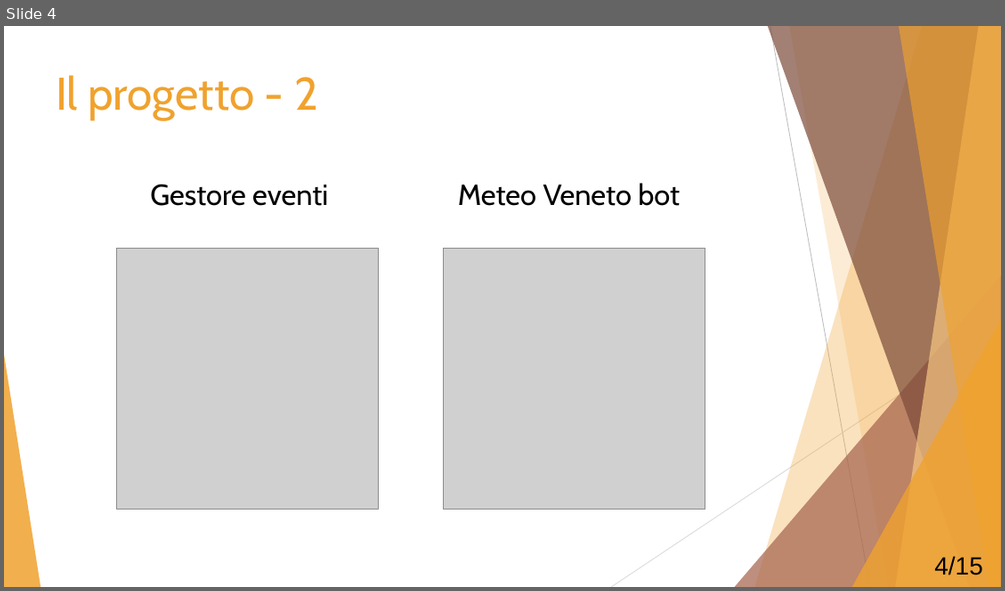
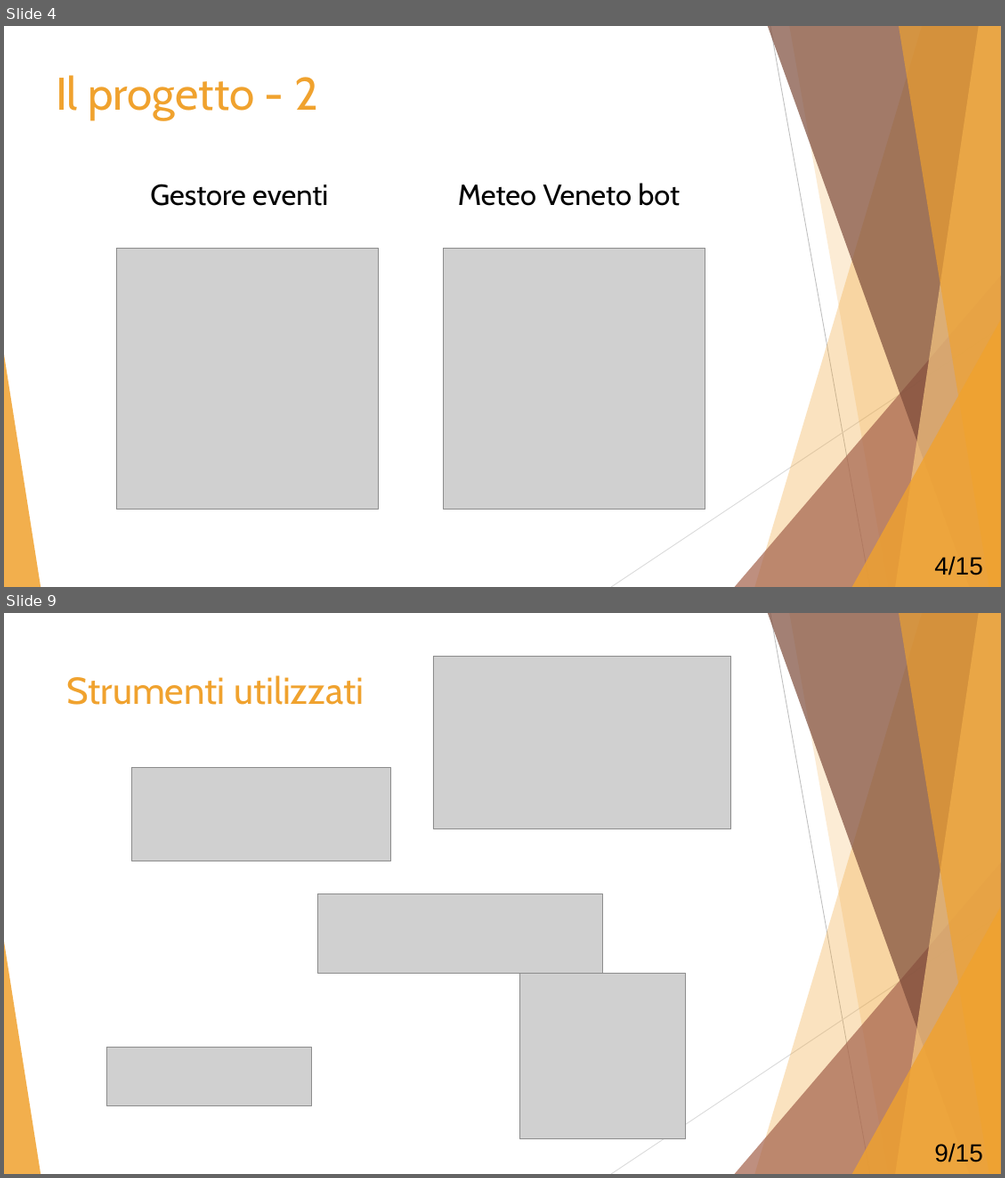
Before and after one commit to Mou95/Tesi, a slide deck: Presentazione_tesi.pptx. Shown one above the other, each under a label of ours: slide 4 before the commit, slides 4 and 9 after it; the slides between them are not shown. The pictures are 1005x591 and 1005x1178 pixels, drawn with LibreOffice and Linux fonts; fonts in the diff are those of the drawing; grey boxes stand for pictures. Boxes give left, top, right and bottom in pixels: in the first picture for what was removed or moved away, otherwise in the second. Text is boxed around its words. In the diff, an @@ line names an element or a change of style, - is before the commit and + after.

```diff
--- a/Presentazione_tesi.pptx
+++ b/Presentazione_tesi.pptx
@@ slide 9 added at bbox=[4, 613, 1001, 1174], background #FFFFFF; not listed: 10 template elements that a slide beside it also shows @@
@@ picture added at bbox=[433, 657, 731, 829] @@
@@ title added at bbox=[67, 675, 364, 705], 36 pt, text #F0A22E @@
+Strumenti utilizzati
@@ picture added at bbox=[132, 768, 390, 861] @@
@@ picture added at bbox=[318, 894, 603, 973] @@
@@ picture added at bbox=[520, 973, 686, 1139] @@
@@ picture added at bbox=[106, 1046, 310, 1105] @@
@@ text added at bbox=[934, 1143, 982, 1162], 24 pt, text #000000 @@
+9/15
```
Also in this commit, not shown: 3 slides changed, 4 other slides added, 2 slides removed, 9 other files.
